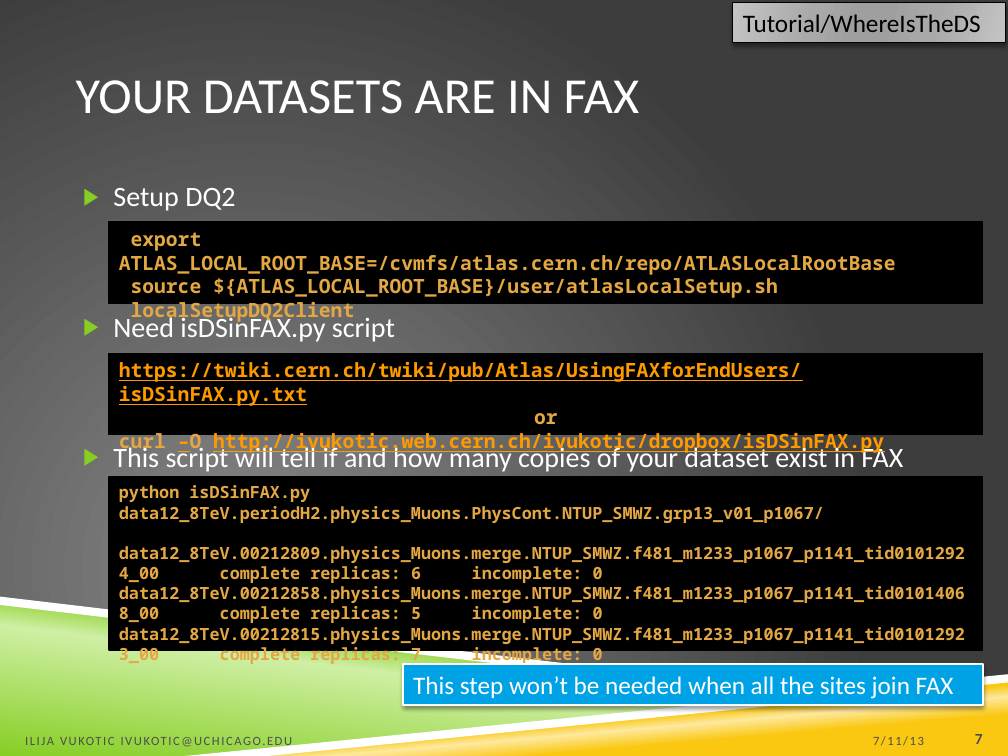
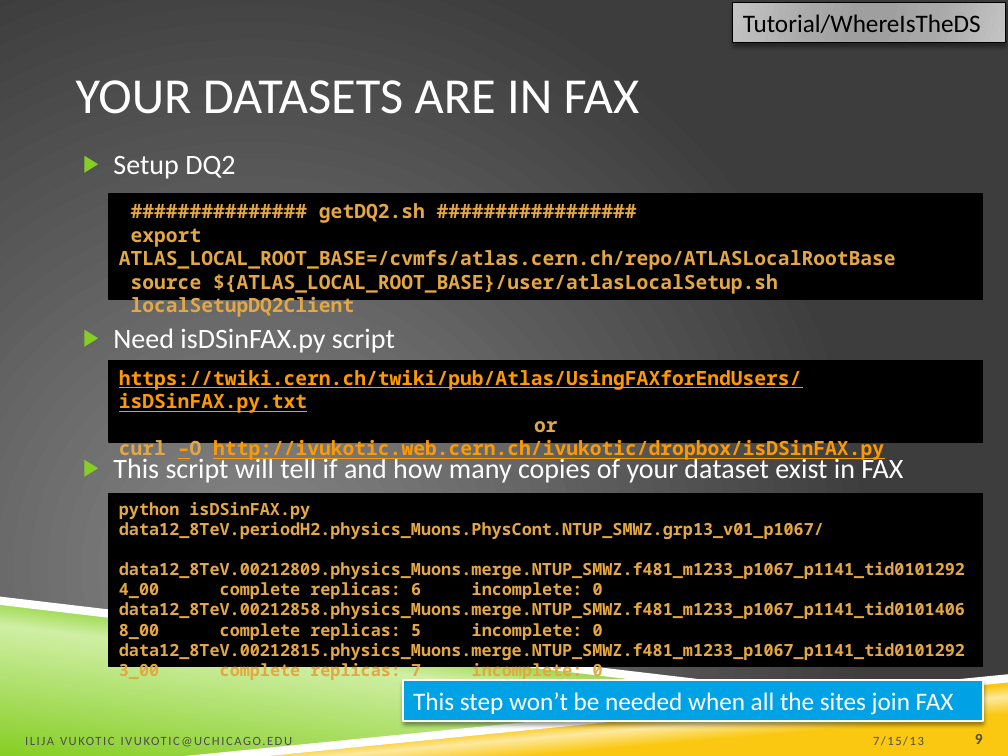
Before and after one commit to ivukotic/Tutorial, a slide deck: slide 9 of Tutorial.pptx (slide 7 before the commit). Drawn at 1008x756 pixels with LibreOffice and Linux fonts; fonts in the diff are those of the drawing; background and template pictures are left out. Boxes give left, top, right and bottom in pixels: in the first picture for what was removed or moved away, otherwise in the second. Text is boxed around its words. In the diff, an @@ line names an element or a change of style, - is before the commit and + after.

```diff
--- a/Tutorial.pptx
+++ b/Tutorial.pptx
@@ text "Setup DQ2" rewrapped from <box>113,188,903,472</box> to <box>113,156,903,483</box> @@
@@ rectangle "############### getDQ2.sh #################": place and size @@
-rectangle "############### getDQ2.sh #################" at <box>109,222,983,303</box>
+rectangle "############### getDQ2.sh #################" at <box>109,195,983,299</box>
@@ text in rectangle at <box>319,203,425,223</box>: paragraph added @@
+############### getDQ2.sh #################
@@ rectangle "https://twiki.cern.ch/twiki/pub/Atlas/UsingFAXforEndUsers/is ...": place and size @@
-rectangle "https://twiki.cern.ch/twiki/pub/Atlas/UsingFAXforEndUsers/is ..." at <box>109,354,983,435</box>
+rectangle "https://twiki.cern.ch/twiki/pub/Atlas/UsingFAXforEndUsers/is ..." at <box>109,361,983,443</box>
@@ rectangle "python isDSinFAX.py data12_8TeV.periodH2.physics_Muons.PhysC ...": place and size @@
-rectangle "python isDSinFAX.py data12_8TeV.periodH2.physics_Muons.PhysC ..." at <box>109,477,983,650</box>
+rectangle "python isDSinFAX.py data12_8TeV.periodH2.physics_Muons.PhysC ..." at <box>109,493,983,666</box>
@@ rectangle "This step won’t be needed ...": place and size @@
-rectangle "This step won’t be needed ..." at <box>403,664,983,705</box>
+rectangle "This step won’t be needed ..." at <box>403,680,983,721</box>
@@ text at <box>873,736,924,746</box>: text changed @@
-7/11/13
+7/15/13
@@ page number at <box>975,734,983,744</box>: text changed @@
-7
+9
```
Also in this commit, not shown: 20 other slides changed, 3 slides added.
